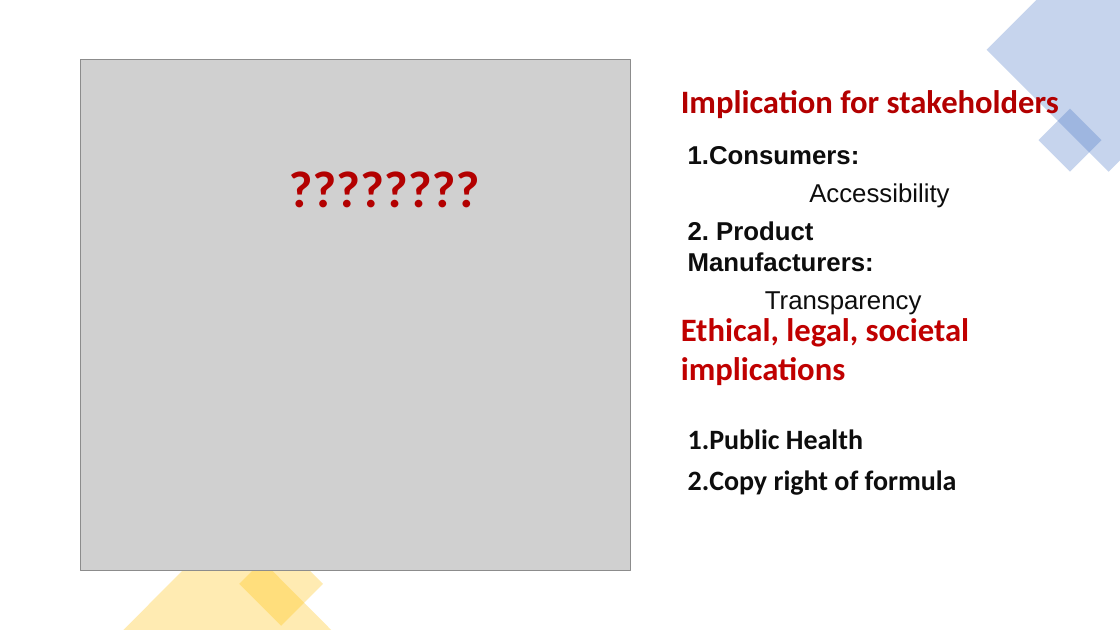
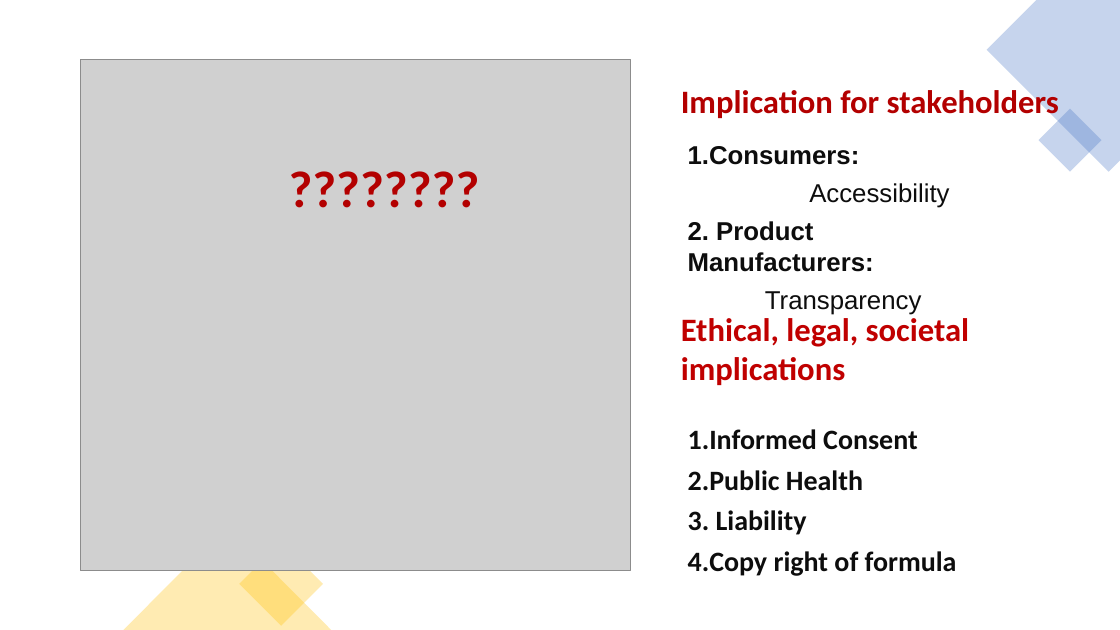
Before and after one commit to ernbilen/Data400_Spring24, a slide deck: slide 2 of MiniProject/mini-project 400.pptx. Drawn at 1120x630 pixels with LibreOffice and Linux fonts; fonts in the diff are those of the drawing; grey boxes stand for pictures. Boxes give left, top, right and bottom in pixels: in the first picture for what was removed or moved away, otherwise in the second. Text is boxed around its words. In the diff, an @@ line names an element or a change of style, - is before the commit and + after.

```diff
--- a/MiniProject/mini-project 400.pptx
+++ b/MiniProject/mini-project 400.pptx
@@ text at bbox=[688, 429, 918, 450]: paragraph added @@
+1. Informed Consent
@@ text at bbox=[716, 510, 807, 535]: paragraph added @@
+3. Liability
```
Also in this commit, not shown: 1 other file.
